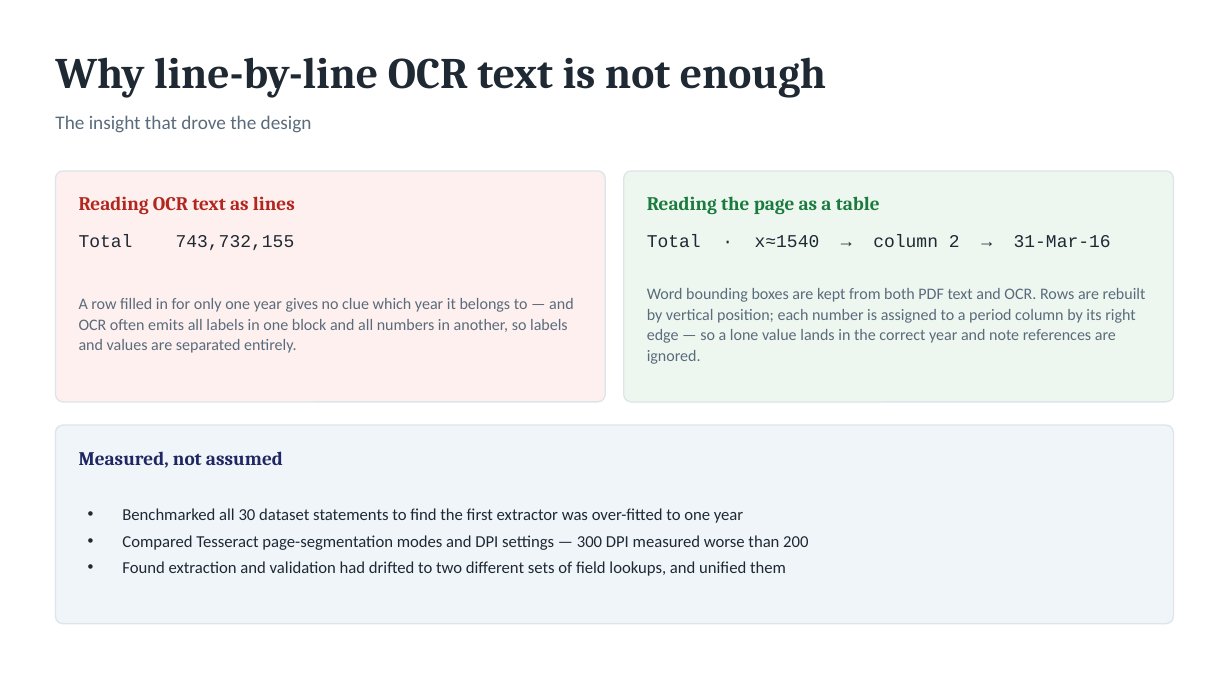
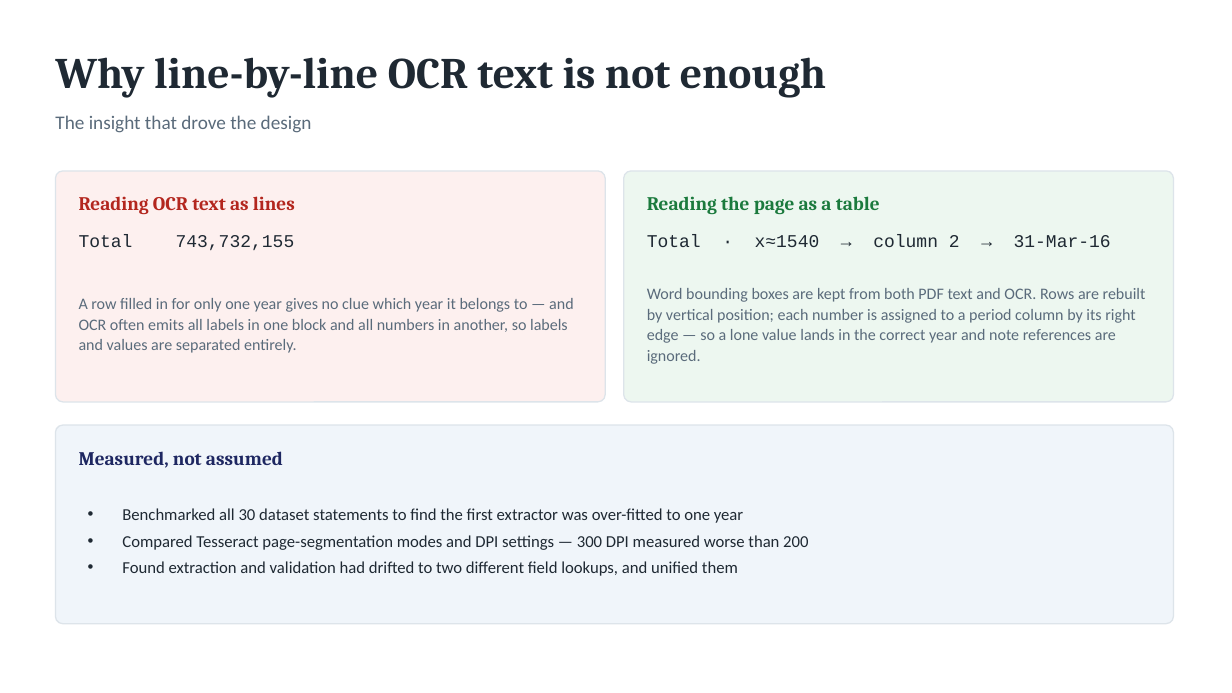
Before and after one commit to Manureddy148/Intelligent-Document-Extraction-Validation-API-Platform, a slide deck: slide 4 of docs/solution_presentation.pptx. Drawn at 1232x693 pixels with LibreOffice and Linux fonts; fonts in the diff are those of the drawing. Boxes give left, top, right and bottom in pixels: in the first picture for what was removed or moved away, otherwise in the second. Text is boxed around its words. In the diff, an @@ line names an element or a change of style, - is before the commit and + after.

```diff
--- a/docs/solution_presentation.pptx
+++ b/docs/solution_presentation.pptx
@@ text at [122,561,738,576]: text changed @@
-• Found extraction and validation had drifted to two different sets of field lookups, and unified them
+• Found extraction and validation had drifted to two different field lookups, and unified them
```
Also in this commit, not shown: 1 other slide changed, 22 other files.
